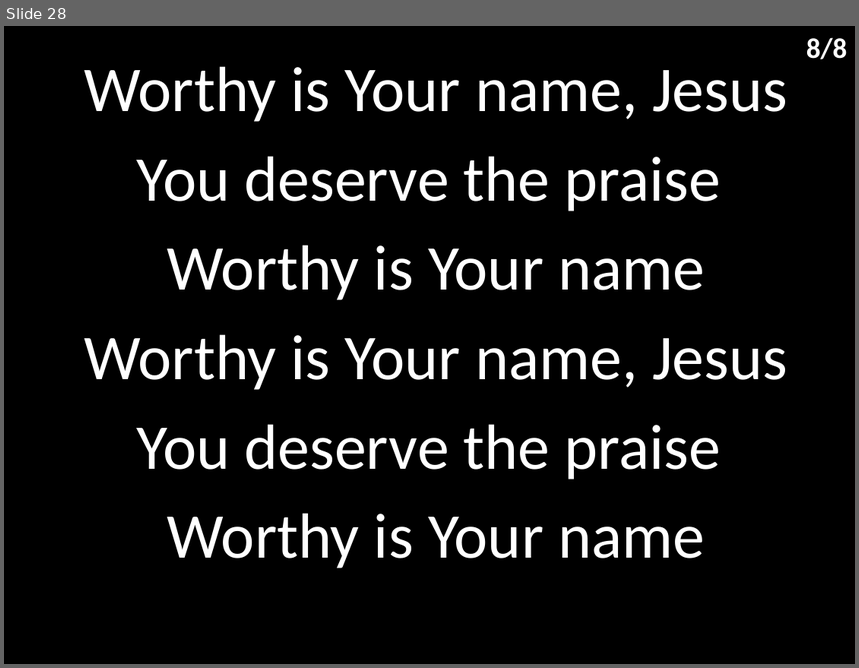
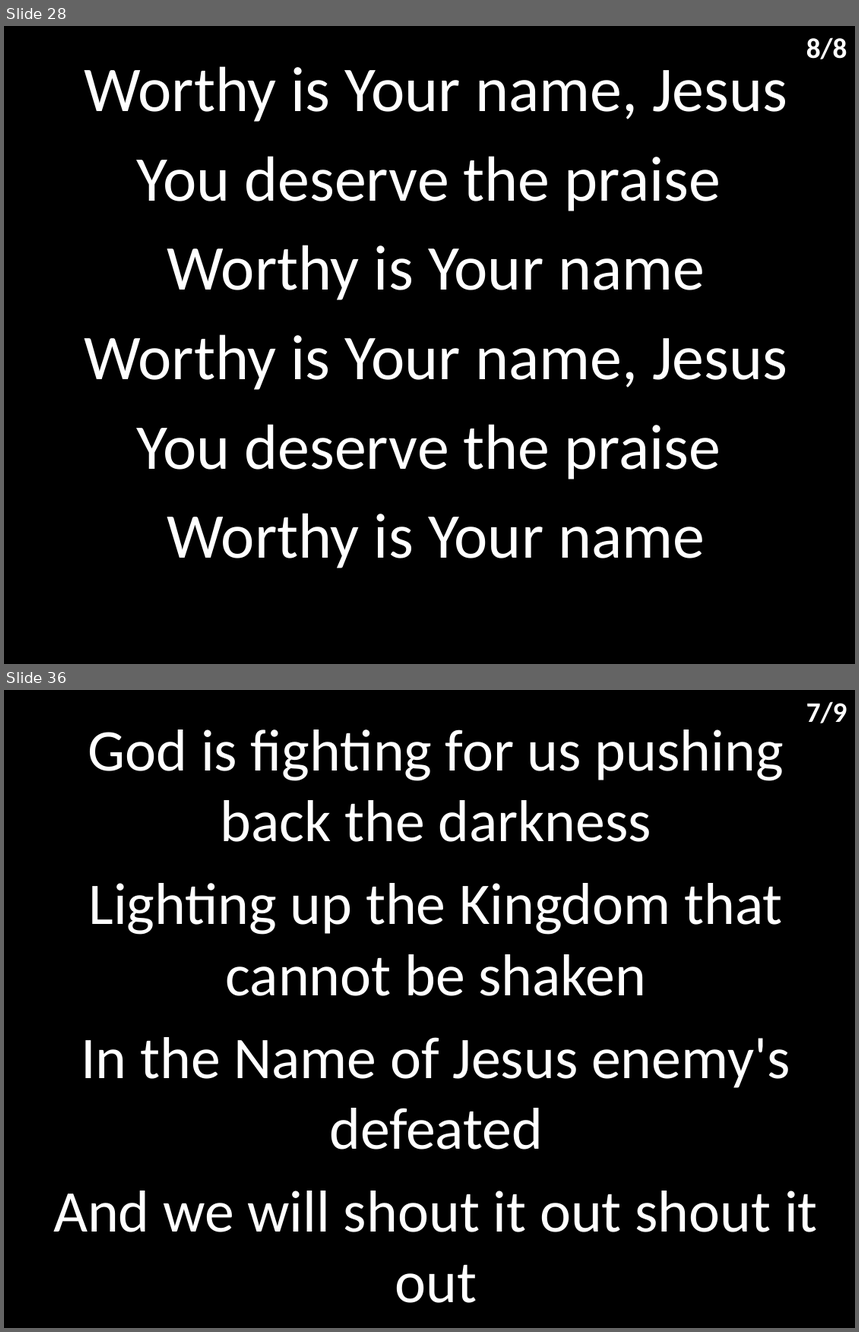
Before and after one commit to hoo-are-ya/worship, a slide deck: docs/songs_24-10-2021.pptx. Shown one above the other, each under a label of ours: slide 28 before the commit, slides 28 and 36 after it; the slides between them are not shown. The pictures are 859x668 and 859x1332 pixels, drawn with LibreOffice and Linux fonts; fonts in the diff are those of the drawing. Boxes give left, top, right and bottom in pixels: in the first picture for what was removed or moved away, otherwise in the second. Text is boxed around its words. In the diff, an @@ line names an element or a change of style, - is before the commit and + after.

Commit message:
added in jesus name

```diff
--- a/docs/songs_24-10-2021.pptx
+++ b/docs/songs_24-10-2021.pptx
@@ slide 36 added at (x1=4, y1=690, x2=855, y2=1328), background #000000 @@
@@ text added at (x1=807, y1=701, x2=848, y2=723), 24 pt, text #FFFFFF, bold @@
+7/9
@@ subtitle added at (x1=53, y1=730, x2=818, y2=1303), 50 pt, text #FFFFFF @@
+God is fighting for us pushing back the darkness
+Lighting up the Kingdom that cannot be shaken
+In the Name of Jesus enemy's defeated
+And we will shout it out shout it out
```
Also in this commit, not shown: 9 other slides added, 1 other file.
